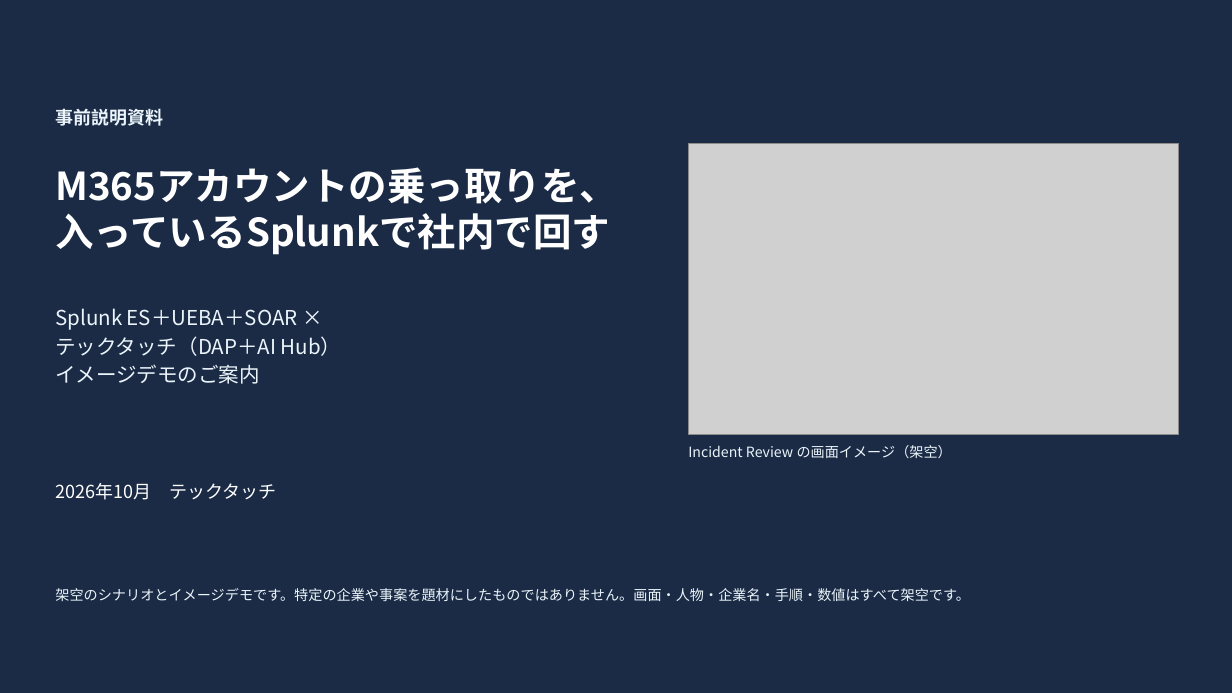
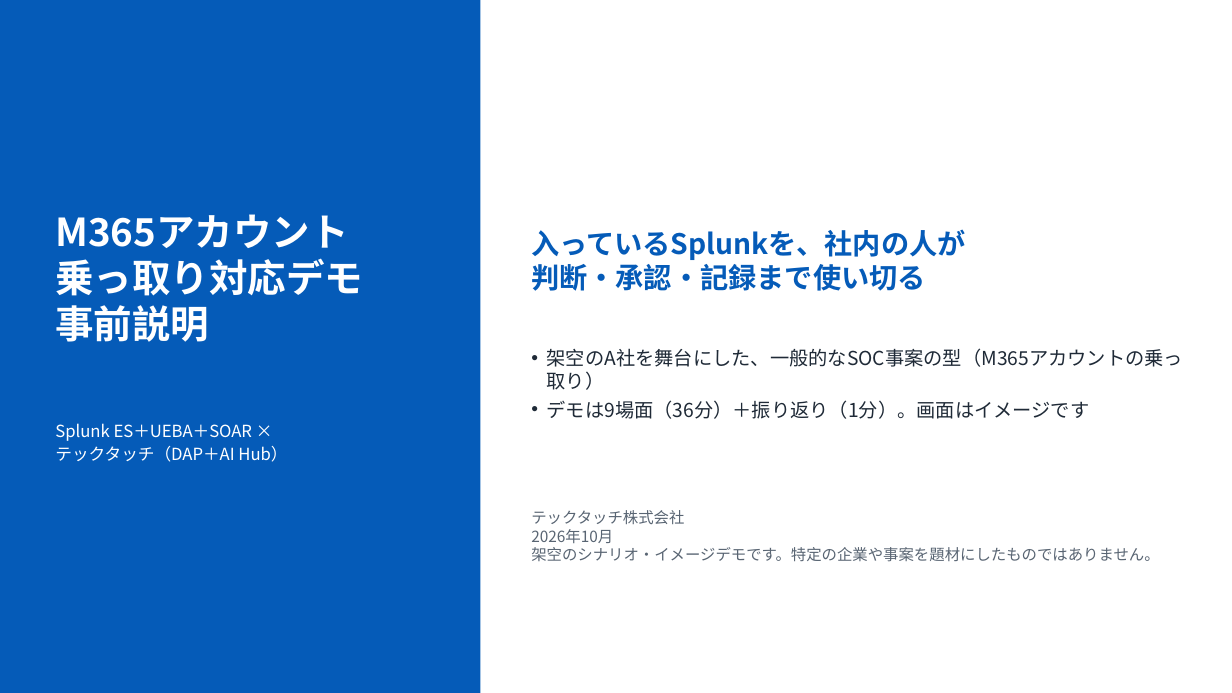
Before and after one commit to Kimurist2024/000, a slide deck: slide 1 of splunk-es-soar-techtouch-demo/slides/M365乗っ取り対応デモ_事前説明.pptx. Drawn at 1232x693 pixels with LibreOffice and Linux fonts; fonts in the diff are those of the drawing; grey boxes stand for pictures. Boxes give left, top, right and bottom in pixels: in the first picture for what was removed or moved away, otherwise in the second. Text is boxed around its words. In the diff, an @@ line names an element or a change of style, - is before the commit and + after.

```diff
--- a/splunk-es-soar-techtouch-demo/slides/M365乗っ取り対応デモ_事前説明.pptx
+++ b/splunk-es-soar-techtouch-demo/slides/M365乗っ取り対応デモ_事前説明.pptx
@@ background #1B2B45 to #FFFFFF @@
@@ rectangle added at [0,0,481,693], fill #055BB8 @@
@@ picture removed at [689,143,1178,434] @@
@@ title removed at [55,167,618,255] @@
-M365アカウントの乗っ取りを、
-入っているSplunkで社内で回す
@@ title at [55,214,363,342]: text changed; size 14 to 30 pt; text colour #EAF4FA to #FFFFFF @@
-事前説明資料
+M365アカウント
+乗っ取り対応デモ
+事前説明
@@ text added at [531,229,965,291], 22 pt, text #055BB8, bold @@
+入っているSplunkを、社内の人が
+判断・承認・記録まで使い切る
@@ text added at [547,348,1183,419], 15 pt, text #1F2A37 @@
+• 架空のA社を舞台にした、一般的なSOC事案の型（M365アカウントの乗っ取り）
+• デモは9場面（36分）＋振り返り（1分）。画面はイメージです
@@ text at [55,364,259,384]: paragraph removed @@
-イメージデモのご案内
@@ text "Splunk ES＋UEBA＋SOAR ×": place and size @@
-text "Splunk ES＋UEBA＋SOAR ×" at [55,308,342,384]
+text "Splunk ES＋UEBA＋SOAR ×" at [55,423,287,462]
@@ text "Splunk ES＋UEBA＋SOAR ×" at [55,423,287,462]: size 16 to 13 pt, text colour #EAF4FA to #FFFFFF @@
@@ text removed at [688,445,952,458] @@
-Incident Review の画面イメージ（架空）
@@ text removed at [55,483,276,500] @@
-2026年10月 テックタッチ
@@ text at [531,510,1159,562]: text changed; size 11 to 12 pt; text colour #EAF4FA to #596573 @@
-架空のシナリオとイメージデモです。特定の企業や事案を題材にしたものではありません。画面・人物・企業名・手順・数値はすべて架空です。
+テックタッチ株式会社
+2026年10月
+架空のシナリオ・イメージデモです。特定の企業や事案を題材にしたものではありません。
```
Also in this commit, not shown: 15 other slides changed, 3 other files.
